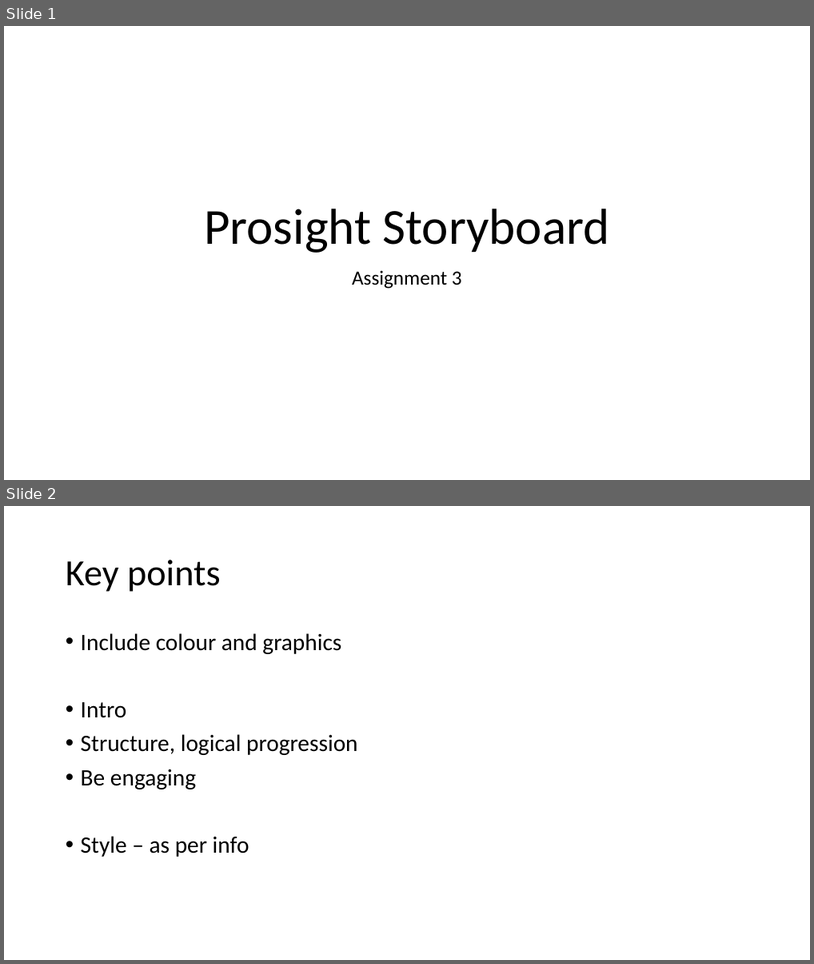
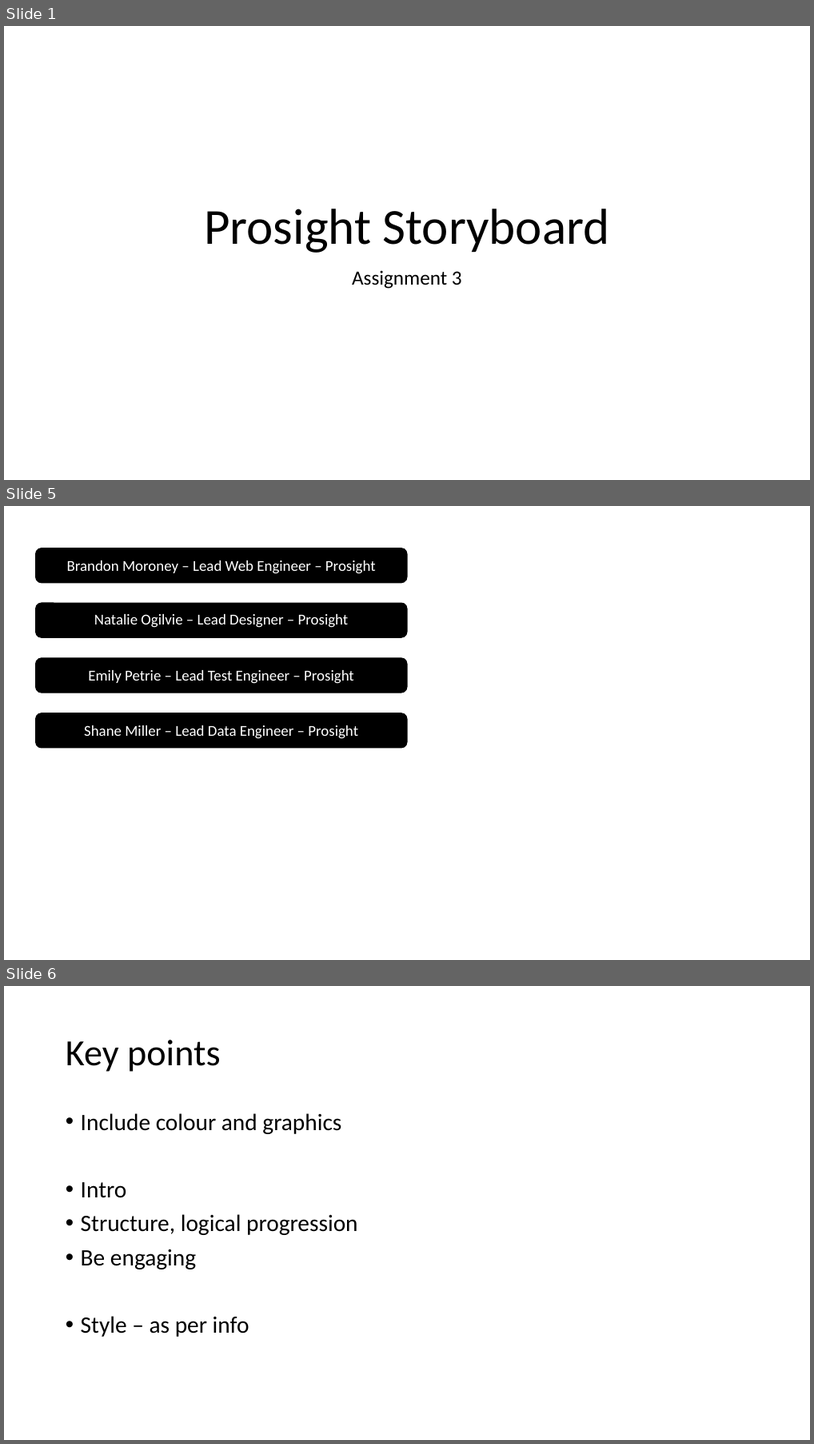
Before and after one commit to Brandon-M-Tech/Project-Assignment-3, a slide deck: storyboard-draft.pptx. Shown one above the other, each under a label of ours: slides 1 and 2 before the commit, slides 1, 5 and 6 after it; the slides between them are not shown. The pictures are 814x964 and 814x1444 pixels, drawn with LibreOffice and Linux fonts; fonts in the diff are those of the drawing. Boxes give left, top, right and bottom in pixels: in the first picture for what was removed or moved away, otherwise in the second. Text is boxed around its words. In the diff, an @@ line names an element or a change of style, - is before the commit and + after.

```diff
--- a/storyboard-draft.pptx
+++ b/storyboard-draft.pptx
@@ slide 5 added at <box>4,506,810,960</box>, background #FFFFFF @@
@@ rounded rectangle added at <box>35,548,407,583</box>, fill #000000, outline #000000 1 pt @@
@@ text added at <box>67,560,376,574</box>, 18 pt, text #FFFFFF @@
+Brandon Moroney – Lead Web Engineer – Prosight
@@ rounded rectangle added at <box>35,603,407,637</box>, fill #000000, outline #000000 1 pt @@
@@ text added at <box>94,614,349,628</box>, 18 pt, text #FFFFFF @@
+Natalie Ogilvie – Lead Designer – Prosight
@@ rounded rectangle added at <box>35,658,407,692</box>, fill #000000, outline #000000 1 pt @@
@@ text added at <box>88,670,354,684</box>, 18 pt, text #FFFFFF @@
+Emily Petrie – Lead Test Engineer – Prosight
@@ rounded rectangle added at <box>35,713,407,748</box>, fill #000000, outline #000000 1 pt @@
@@ text added at <box>84,725,358,739</box>, 18 pt, text #FFFFFF @@
+Shane Miller – Lead Data Engineer – Prosight
@@ what was slide 2 is now slide 6 @@
```
Also in this commit, not shown: 3 other slides added, 2 other files.
